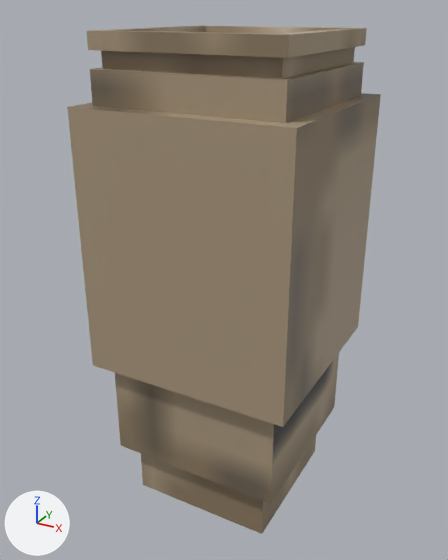
Renders of the COLLADA model src/main/resources/assets/darksouls/models/entity/terracotta_vase.dae from each side of a commit.
Both versions are drawn from a 50 mm camera at (1.14, -2.15, 2.08) aimed at (-0.04, -0.02, 1.01). Every picture has the same lights, and +X, +Y and +Z are marked at lower left. Vertices at the same position are counted once.

The scene before the commit, as lines of its bpy script (objects in view):
```python
me_cube = bpy.data.meshes.new('cube')
me_cube.from_pydata(...)  # 60 vertices, 108 faces; spans x -0.44..0.44, y -0.44..0.44, z 0.01..2.01
me_cube.materials.append(mat_m_ad00bfd8_6fd1_b6f9_abca_1ce7045ac95e)  # picture img_terracotta_vase_png
ob_vase = bpy.data.objects.new('vase', me_cube)
ob_vase.location = (0.0, 0.0, 0.0)
```
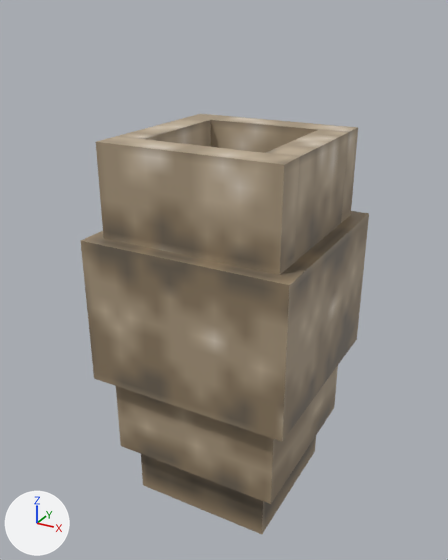
Pixel boxes (x1, y1, x2, y2) of what changed, in the pictures (448 x 560 px):
'vase', reshaped (8% narrower, 17% shorter)
    before: (67, 25, 381, 534)
    after: (81, 114, 369, 534)
part 1 of me_cube, added (brown)
    after: (116, 366, 338, 504)
part 2 of me_cube, added (brown)
    after: (141, 436, 316, 534)
part 3 of me_cube, added (brown)
    after: (81, 211, 369, 441)
part 4 of me_cube, rebuilt (17% narrower, 52% shorter)
    before: (67, 93, 381, 427)
    after: (96, 114, 358, 275)
part 5 of me_cube, deleted (brown)
    before: (87, 25, 367, 58)
part 6 of me_cube, deleted (brown)
    before: (101, 47, 355, 79)
part 7 of me_cube, deleted (brown)
    before: (90, 62, 364, 504)
part 8 of me_cube, deleted (brown)
    before: (141, 436, 316, 534)

The change in detail:
me_cube is used by ob_vase; location (0.0, 0.0, 0.0).
me_cube had 60 vertices, 108 faces and spanned x -0.44..0.44, y -0.44..0.44, z 0.01..2.01.
me_cube now has 48 vertices, 84 faces and spans x -0.44..0.44, y -0.44..0.44, z 0.0..1.63.
me_cube part 1: a new loose piece, a box spanning x -0.38..0.38, y -0.38..0.38, z 0.25..0.63, in mat_m_ad00bfd8_6fd1_b6f9_abca_1ce7045ac95e (picture img_terracotta_vase_png).
me_cube part 2: a new loose piece, a box spanning x -0.31..0.31, y -0.31..0.31, z 0.0..0.25, in mat_m_ad00bfd8_6fd1_b6f9_abca_1ce7045ac95e (picture img_terracotta_vase_png).
me_cube part 3: a new loose piece, a box spanning x -0.44..0.44, y -0.44..0.44, z 0.63..1.25, in mat_m_ad00bfd8_6fd1_b6f9_abca_1ce7045ac95e (picture img_terracotta_vase_png).
me_cube part 4: the loose piece of 8 vertices spanning x -0.44..0.44, y -0.44..0.44, z 0.69..1.76 is rebuilt with 24 vertices and now spans x -0.38..0.38, y -0.38..0.37, z 1.25..1.63.
me_cube part 5: the loose piece of 24 vertices spanning x -0.38..0.38, y -0.38..0.38, z 1.94..2.01 is deleted.
me_cube part 6: the loose piece of 12 vertices spanning x -0.34..0.34, y -0.34..0.34, z 1.88..1.97 is deleted.
me_cube part 7: the loose piece of 8 vertices spanning x -0.38..0.38, y -0.38..0.38, z 0.26..1.88 is deleted.
me_cube part 8: the loose piece of 8 vertices spanning x -0.31..0.31, y -0.31..0.31, z 0.01..1.01 is deleted.
